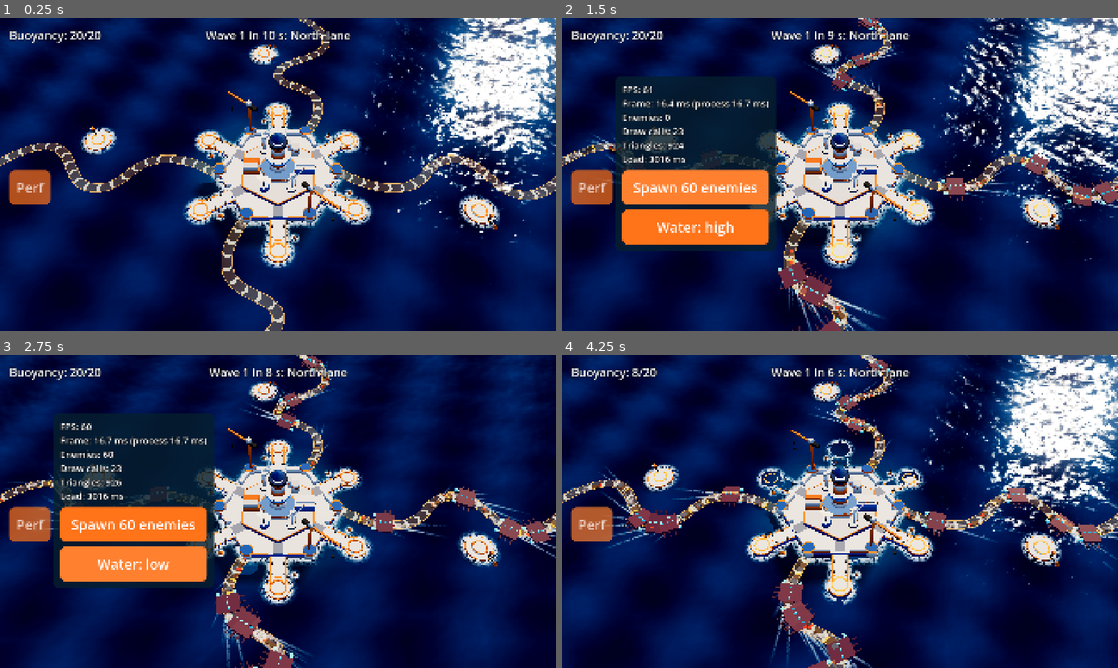
Above: before the commit, frames 1-4 (two rows, left to right).
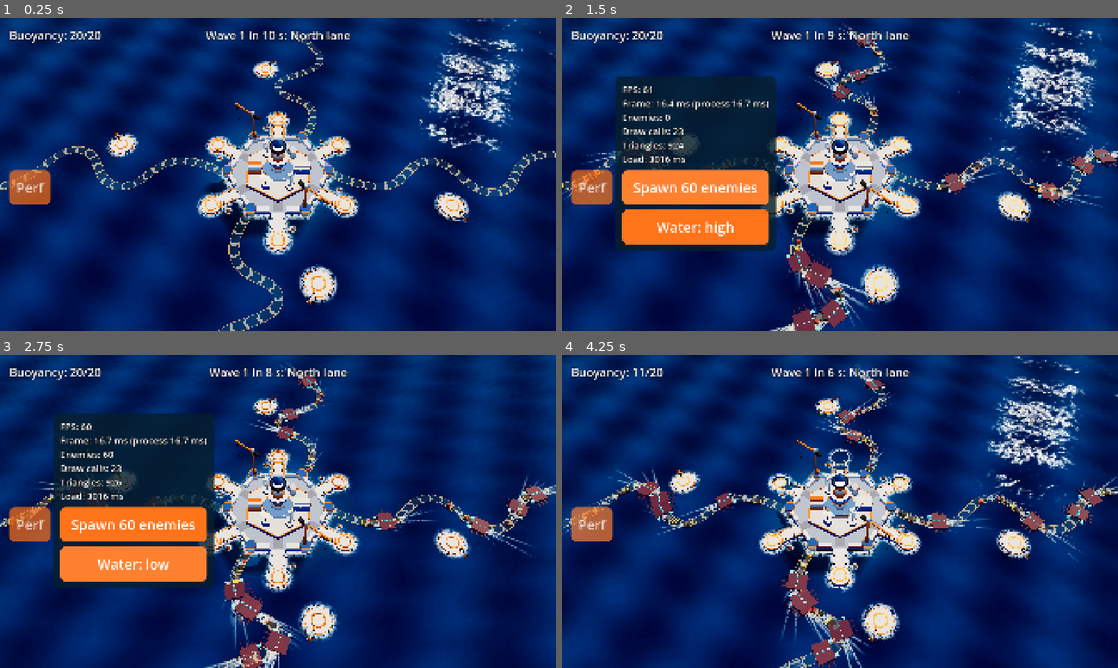
Above: after the commit, the same moments.

Repository: tinydustrystudio-hub/Hai-trinh
Game: Godot game, scene res://main/boot.tscn
The game is run twice, just before and just after one commit, with the same random seed, the same clock (stepped at 60 frames per second) and the same inputs.
Inputs:
- Up to frame 1 (0.25 s): no input
- Up to frame 2 (1.5 s): click "Perf" at 0.5 s; click "Spawn 60 enemies" at 1.25 s
- Up to frame 3 (2.75 s): click "Water: high" at 2 s
- Up to frame 4 (4.25 s): click "Water: low" at 2.75 s; click "Perf" at 3.5 s

The runs differ from the first frame. In frame 1, 61% of the frame differs, in the area x 0-100%, y 0-100%; in frame 2, 54%; in frame 3, 49%; in frame 4, 62%.

Commit message:
Bước 3 (làm lại): tinh chỉnh tháp, sàn, nước, luồng Đông Tây; nhật ký hiệu năng
Co-Authored-By: Claude Opus 5.5 <noreply@anthropic.com>
Claude-Session: https://claude.ai/code/session_017DSNC8MWevobFBo6fQDEF6

Diff:
--- a/battle/battle_camera.gd
+++ b/battle/battle_camera.gd
@@ -12,7 +12,7 @@
 const RELEASE_STILL_TIME: float = 0.08
 ## Hệ số làm mượt khi ước lượng vận tốc kéo.
 const VELOCITY_SMOOTHING: float = 0.35
-const FIELD_OF_VIEW: float = 40.0
+const FIELD_OF_VIEW: float = 44.0
 
 ## Điểm nhìn trên mặt nước (x, z).
 var focus: Vector2 = Vector2.ZERO
--- a/battle/map/alliance_fortress.gd
+++ b/battle/map/alliance_fortress.gd
@@ -17,6 +17,8 @@
 
 ## Mặt sàn chính của pháo đài.
 const DECK_Y: float = 0.8
+## Sàn vành ngoài xám thép nhạt, để tách khỏi vành trong trắng ngà.
+const DECK: Color = Color(0.62, 0.68, 0.72)
 ## Mặt mỏm bến và đảo vệ tinh (bệ đặt lên trên).
 const PIER_Y: float = 0.55
 const BASE_BOTTOM: float = -1.2
@@ -53,7 +55,7 @@
 static func build_lamp(layout: MapLayout) -> ArrayMesh:
 	var st: SurfaceTool = MeshKit.begin()
 	var r: float = layout.fortress_radius
-	MeshKit.prism(st, layout.fortress_center, r * 0.085, tower_top(r) + 0.3, tower_top(r) + 1.6, 12, LAMP, LAMP)
+	MeshKit.prism(st, layout.fortress_center, r * 0.1, tower_top(r) + 0.3, tower_top(r) + 1.7, 12, LAMP, LAMP)
 	return MeshKit.commit(st)
 
 
@@ -79,7 +81,7 @@
 
 static func _base_and_wall(st: SurfaceTool, c: Vector3, r: float) -> void:
 	# Phao nền lục giác (đỉnh ở 0°, 60°…), sàn trắng ngà.
-	MeshKit.prism(st, c, r, BASE_BOTTOM, DECK_Y, 6, SEA_BLUE, IVORY)
+	MeshKit.prism(st, c, r, BASE_BOTTOM, DECK_Y, 6, SEA_BLUE, DECK)
 	# Gờ tối sát mặt nước cho rõ đường mớn.
 	MeshKit.ring(st, c, r - 0.05, r + 0.15, -0.3, 0.25, 6, DEEP_BLUE, DEEP_BLUE)
 	var inradius: float = r * cos(PI / 6.0)
@@ -213,8 +215,8 @@
 	# Ban công, phòng đèn (mesh riêng phát sáng), mũ nón xanh, chóp cam.
 	MeshKit.prism(st, c, base_r * 1.1, top, top + 0.3, 16, DEEP_BLUE, DEEP_BLUE)
 	MeshKit.ring(st, c, base_r * 1.05, base_r * 1.1, top + 0.3, top + 0.7, 16, DARK, DARK)
-	MeshKit.cone(st, c, base_r * 0.85, top + 1.6, 1.3, 16, SEA_BLUE)
-	MeshKit.prism(st, c, 0.12, top + 2.8, top + 3.6, 6, ORANGE, ORANGE)
+	MeshKit.cone(st, c, r * 0.1, top + 1.7, 1.0, 16, SEA_BLUE)
+	MeshKit.prism(st, c, 0.12, top + 2.6, top + 3.4, 6, ORANGE, ORANGE)
 
 
 static func _pier(st: SurfaceTool, c: Vector3, r: float, pad: Vector3) -> void:
--- a/battle/map/lane.gdshader
+++ b/battle/map/lane.gdshader
@@ -2,9 +2,9 @@
 // Dải luồng địch: nền mờ, viền sáng hơn, vạch hình mũi tên chạy về phía đảo.
 render_mode unshaded, blend_mix, depth_draw_never, cull_disabled, shadows_disabled;
 
-uniform vec4 base_color : source_color = vec4(1.0, 0.62, 0.32, 0.28);
-uniform vec4 edge_color : source_color = vec4(1.0, 0.7, 0.35, 0.85);
-uniform vec4 chevron_color : source_color = vec4(1.0, 0.95, 0.8, 0.75);
+uniform vec4 base_color : source_color = vec4(1.0, 0.78, 0.5, 0.1);
+uniform vec4 edge_color : source_color = vec4(1.0, 0.75, 0.4, 0.7);
+uniform vec4 chevron_color : source_color = vec4(1.0, 0.92, 0.75, 0.55);
 uniform float chevron_spacing = 3.0;
 uniform float scroll_speed = 2.0;
 
--- a/battle/ocean/water.gdshader
+++ b/battle/ocean/water.gdshader
@@ -14,11 +14,13 @@
 uniform vec3 sun_direction = vec3(0.45, 0.6, -0.65);
 uniform sampler2D normal_a : hint_normal, repeat_enable, filter_linear_mipmap;
 uniform sampler2D normal_b : hint_normal, repeat_enable, filter_linear_mipmap;
-uniform float normal_scale_a = 0.045;
-uniform float normal_scale_b = 0.11;
+uniform float normal_scale_a = 0.07;
+uniform float normal_scale_b = 0.19;
 uniform vec2 scroll_a = vec2(0.012, 0.008);
 uniform vec2 scroll_b = vec2(-0.009, 0.014);
-uniform float normal_strength = 0.55;
+uniform float normal_strength = 0.45;
+// Phần trời phản chiếu tối thiểu (nhìn gần thẳng xuống, Fresnel thật gần như bằng 0).
+uniform float sky_reflection = 0.16;
 // Mỗi sóng: x, y = hướng; z = độ dốc; w = bước sóng.
 uniform vec4 wave_a = vec4(1.0, 0.4, 0.04, 24.0);
 uniform vec4 wave_b = vec4(-0.3, 1.0, 0.03, 14.0);
@@ -79,20 +81,20 @@
 	float near_island = 1.0 - smoothstep(island_glow.z, island_glow.z + island_glow.w, distance(v_world.xz, island_glow.xy));
 	water = mix(water, shallow_color.rgb, near_island * 0.55);
 	// Nắng ấm khuếch tán nhẹ trên mặt nước.
-	water *= 0.8 + 0.35 * max(dot(n, sun), 0.0) * sun_color.rgb;
+	water *= 0.88 + 0.22 * max(dot(n, sun), 0.0) * sun_color.rgb;
 
 	// Phản chiếu trời theo góc nhìn (Fresnel Schlick, nước ~2%).
 	float facing = clamp(dot(n, view), 0.0, 1.0);
 	float fresnel = 0.02 + 0.98 * pow(1.0 - facing, 5.0);
 	vec3 reflected = reflect(-view, n);
 	vec3 sky = mix(sky_horizon.rgb, sky_zenith.rgb, clamp(reflected.y, 0.0, 1.0));
-	vec3 color = mix(water, sky, clamp(fresnel * 1.4, 0.0, 0.85));
+	vec3 color = mix(water, sky * 0.75, clamp(sky_reflection + fresnel * 1.4, 0.0, 0.85));
 
 	// Lấp lánh của nắng.
 	if (detail > 0) {
-		float glint = pow(max(dot(reflected, sun), 0.0), 350.0);
+		float glint = pow(max(dot(reflected, sun), 0.0), 900.0);
 		float sparkle = step(0.82, fract(sin(dot(floor(v_world.xz * 3.0), vec2(12.9898, 78.233))) * 43758.5453 + TIME * 0.7));
-		color += sun_color.rgb * (glint * 3.0 + glint * sparkle * 4.0);
+		color += sun_color.rgb * glint * (0.8 + sparkle * 1.6);
 	}
 	ALBEDO = color;
 }
--- a/core/settings.gd
+++ b/core/settings.gd
@@ -23,8 +23,8 @@
 	if OS.has_feature("web"):
 		var query: Variant = JavaScriptBridge.eval("window.location.search", true)
 		_web_query = str(query) if query != null else ""
-	# Máy không có màn hình (CI, test) thì khung/giây vô nghĩa.
-	if DisplayServer.get_name() == "headless":
+	# Máy không có màn hình (CI, test) thì khung/giây vô nghĩa; ?hq giữ chất lượng cao (chụp ảnh, so sánh).
+	if DisplayServer.get_name() == "headless" or launch_flag("hq"):
 		auto_lower_quality = false
 
 
--- a/data/maps/north_dock_layout.tres
+++ b/data/maps/north_dock_layout.tres
@@ -10,13 +10,13 @@
 starting_buoyancy = 20
 fortress_center = Vector3(0, 0, 0)
 fortress_radius = 14.0
-satellite_centers = PackedVector3Array(-4, 0, -42, 44, 0, 10, -44, 0, -10, 4, 0, 42)
+satellite_centers = PackedVector3Array(-4, 0, -42, 44, 0, 10, -44, 0, -10, 9, 0, 30)
 satellite_radius = 3.0
 sun_direction = Vector3(0.45, 0.6, -0.65)
-pad_positions = PackedVector3Array(16.89, 0, 9.75, 0, 0, 19.5, -16.89, 0, 9.75, -16.89, 0, -9.75, -0, 0, -19.5, 16.89, 0, -9.75, -4, 0, -42, 44, 0, 10, -44, 0, -10, 4, 0, 42)
+pad_positions = PackedVector3Array(16.89, 0, 9.75, 0, 0, 19.5, -16.89, 0, 9.75, -16.89, 0, -9.75, -0, 0, -19.5, 16.89, 0, -9.75, -4, 0, -42, 44, 0, 10, -44, 0, -10, 9, 0, 30)
 lane_name_keys = Array[StringName]([&"LANE_NORTH", &"LANE_EAST", &"LANE_WEST", &"LANE_SOUTH"])
-lane_points = Array[PackedVector3Array]([PackedVector3Array(6, 0, -60, 14, 0, -46, 0, 0, -34, 10, 0, -24, 7.3, 0, -12.64), PackedVector3Array(72, 0, -6, 56, 0, 6, 42, 0, -4, 28, 0, 4, 14.6, 0, 0), PackedVector3Array(-72, 0, 4, -56, 0, -8, -42, 0, 4, -28, 0 …(101 unchanged characters)…
+lane_points = Array[PackedVector3Array]([PackedVector3Array(6, 0, -60, 14, 0, -46, 0, 0, -34, 10, 0, -24, 7.3, 0, -12.64), PackedVector3Array(94, 0, -2, 72, 0, -6, 56, 0, 6, 42, 0, -4, 28, 0, 4, 14.6, 0, 0), PackedVector3Array(-94, 0, 0, -72, 0, 4, -56, 0, -8, -42, 0, 4, -28, 0 …(101 unchanged characters)…
 camera_bounds = Rect2(-10, -8, 20, 16)
 camera_start = Vector2(0, 0)
-camera_distance = 100.0
+camera_distance = 104.0
 camera_pitch_degrees = 55.0
--- a/tests/test_island.gd
+++ b/tests/test_island.gd
@@ -50,7 +50,10 @@
 
 
 func test_shadow_falls_away_from_sun() -> void:
-	var box: AABB = Island.build_shadow(LAYOUT).get_aabb()
+	# Chỉ xét bóng của pháo đài: bỏ đảo vệ tinh (đặt lệch nhau) ra khỏi bố cục thử.
+	var fortress_only: MapLayout = LAYOUT.duplicate()
+	fortress_only.satellite_centers = PackedVector3Array()
+	var box: AABB = Island.build_shadow(fortress_only).get_aabb()
 	var sun: Vector3 = LAYOUT.sun_direction
 	# Bóng của pháo đài lệch về phía ngược nắng so với tâm đảo.
 	var center: Vector3 = box.get_center()
Not shown, changed: docs/nhat-ky-hieu-nang.md
Not shown, changed: docs/so-lieu-khoi-dau.md
